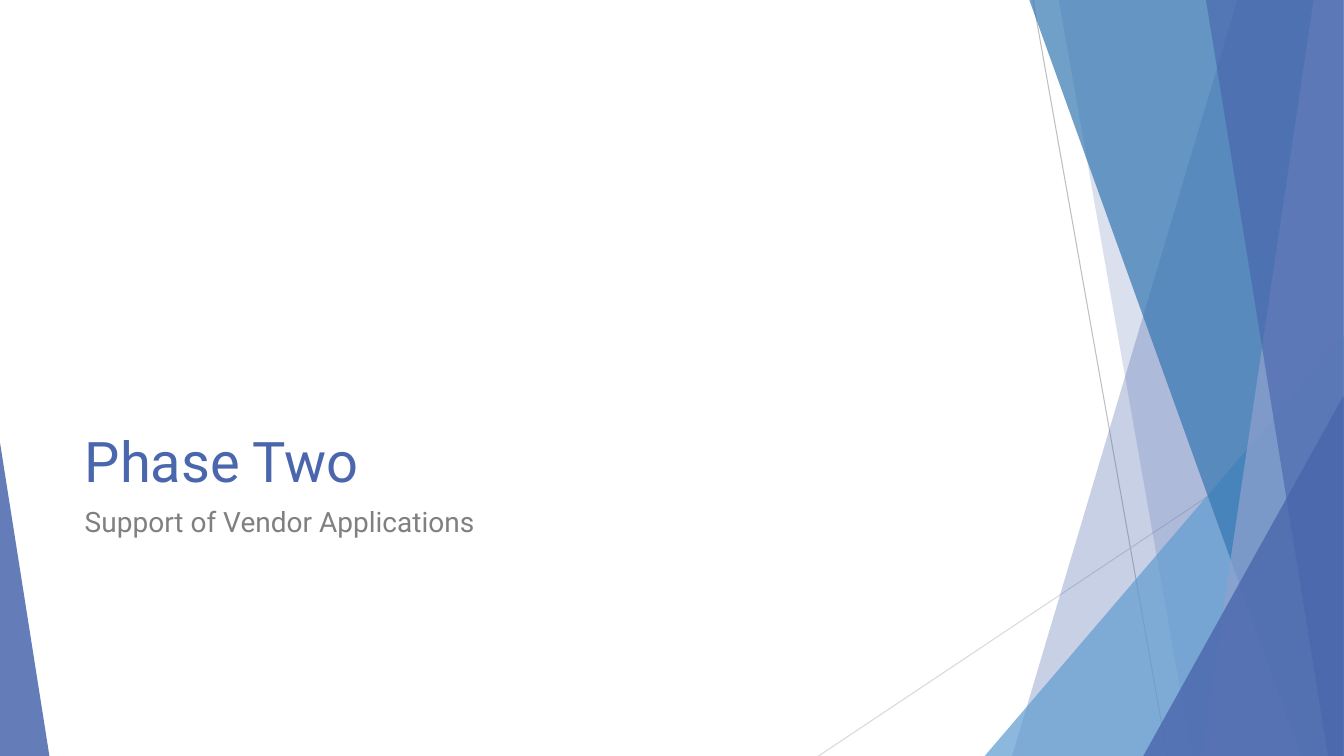
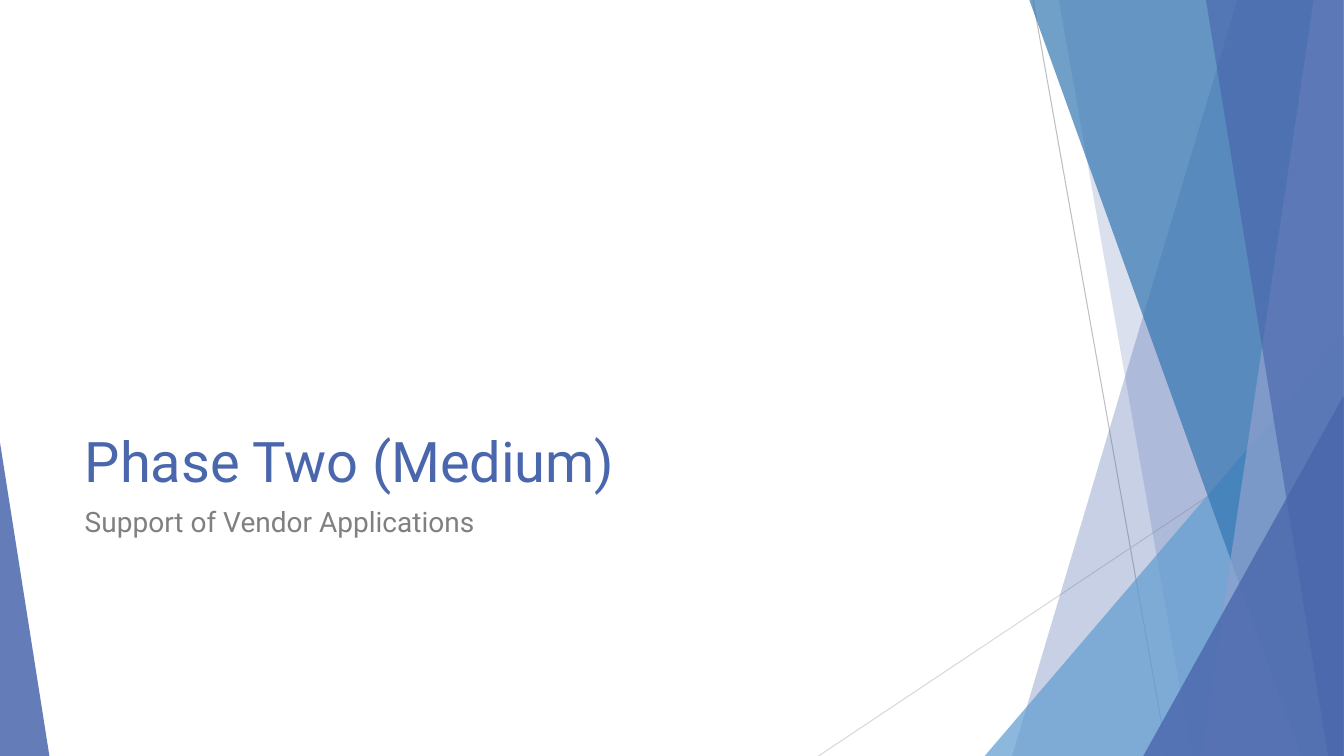
Before and after one commit to EnterpriseProductsLP/docker-straw-man, a slide deck: slide 14 of presentation.pptx (slide 6 before the commit). Drawn at 1344x756 pixels with LibreOffice and Linux fonts; fonts in the diff are those of the drawing. Boxes give left, top, right and bottom in pixels: in the first picture for what was removed or moved away, otherwise in the second. Text is boxed around its words. In the diff, an @@ line names an element or a change of style, - is before the commit and + after.

```diff
--- a/presentation.pptx
+++ b/presentation.pptx
@@ title at (85,437,614,495): text changed @@
-Phase Two
+Phase Two (Medium)
```
Also in this commit, not shown: 2 other slides changed, 12 slides added.
